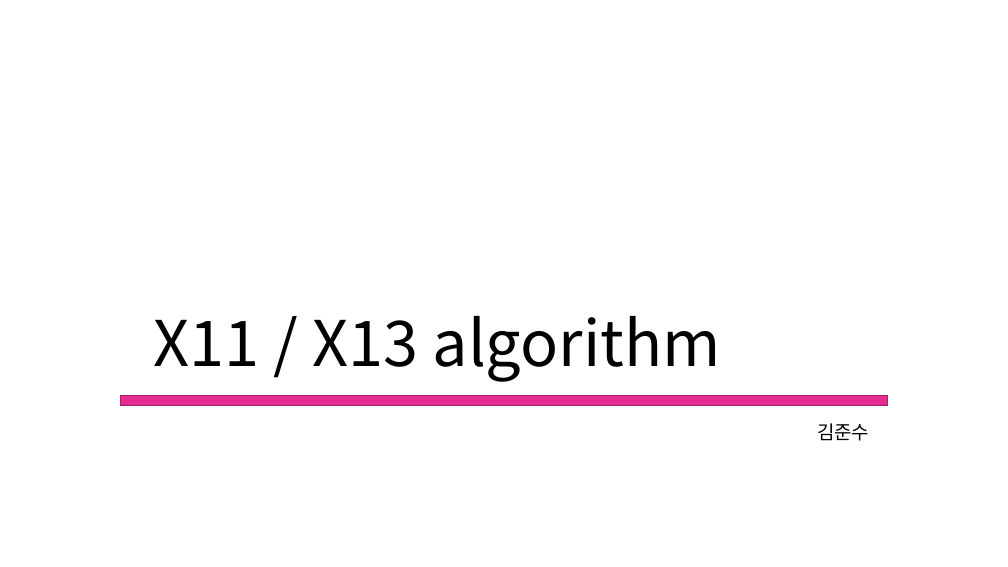
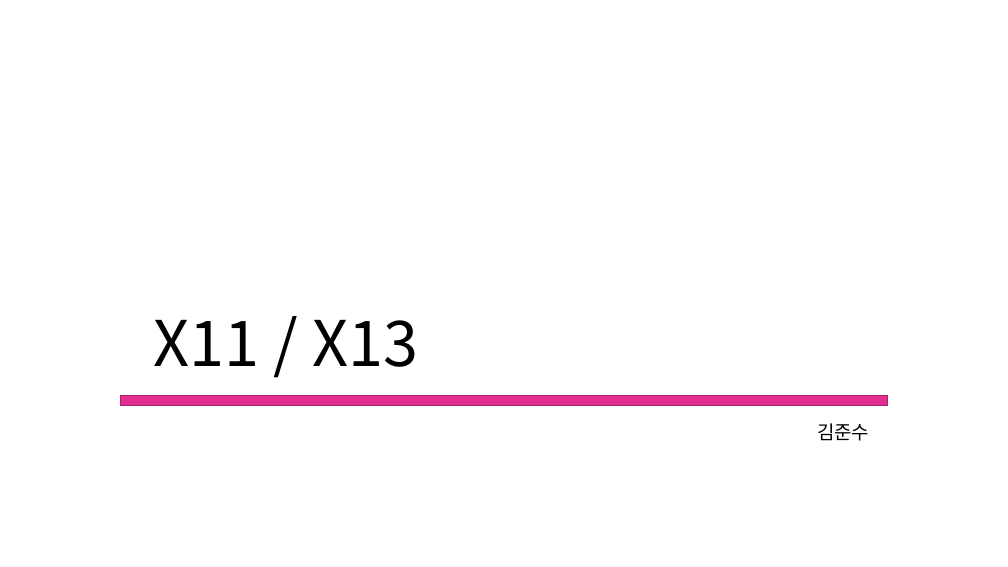
Before and after one commit to Mikusnuz/MyPractice, a slide deck: slide 1 of Study/14. X11, X13 Algorithm.pptx. Drawn at 1008x567 pixels with LibreOffice and Linux fonts; fonts in the diff are those of the drawing. Boxes give left, top, right and bottom in pixels: in the first picture for what was removed or moved away, otherwise in the second. Text is boxed around its words. In the diff, an @@ line names an element or a change of style, - is before the commit and + after.

```diff
--- a/Study/14. X11, X13 Algorithm.pptx
+++ b/Study/14. X11, X13 Algorithm.pptx
@@ text at (153,319,418,367): text changed @@
-X11 / X13 algorithm
+X11 / X13
```
Also in this commit, not shown: 2 other slides changed, 5 slides added, 4 other files.
